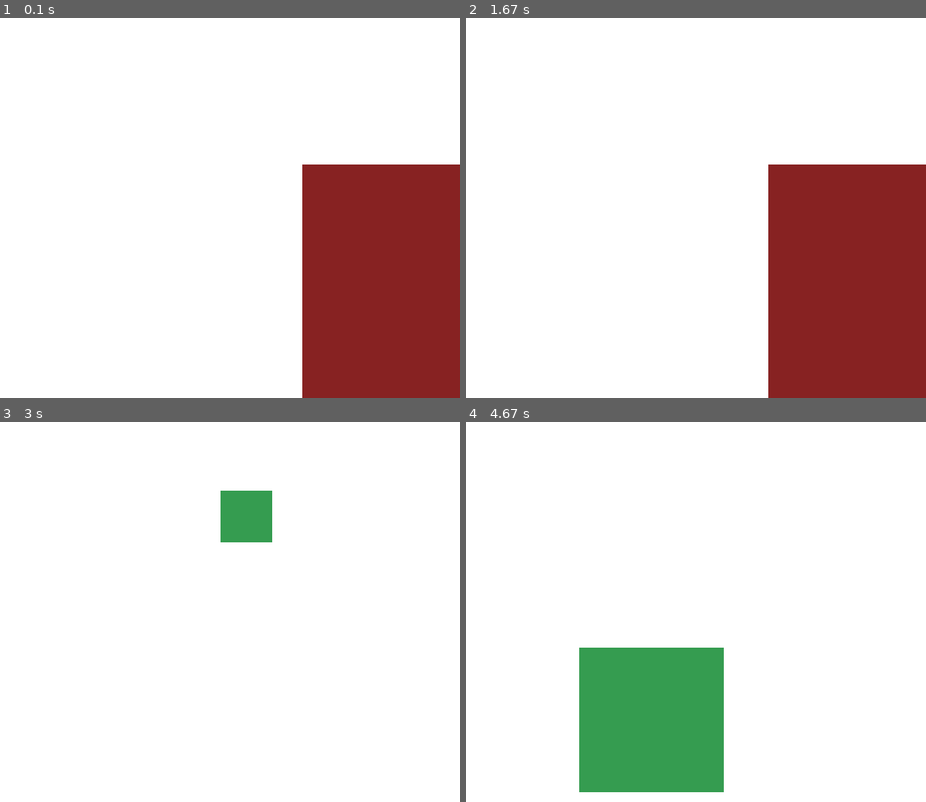
Above: before the commit, frames 1-4 (two rows, left to right).
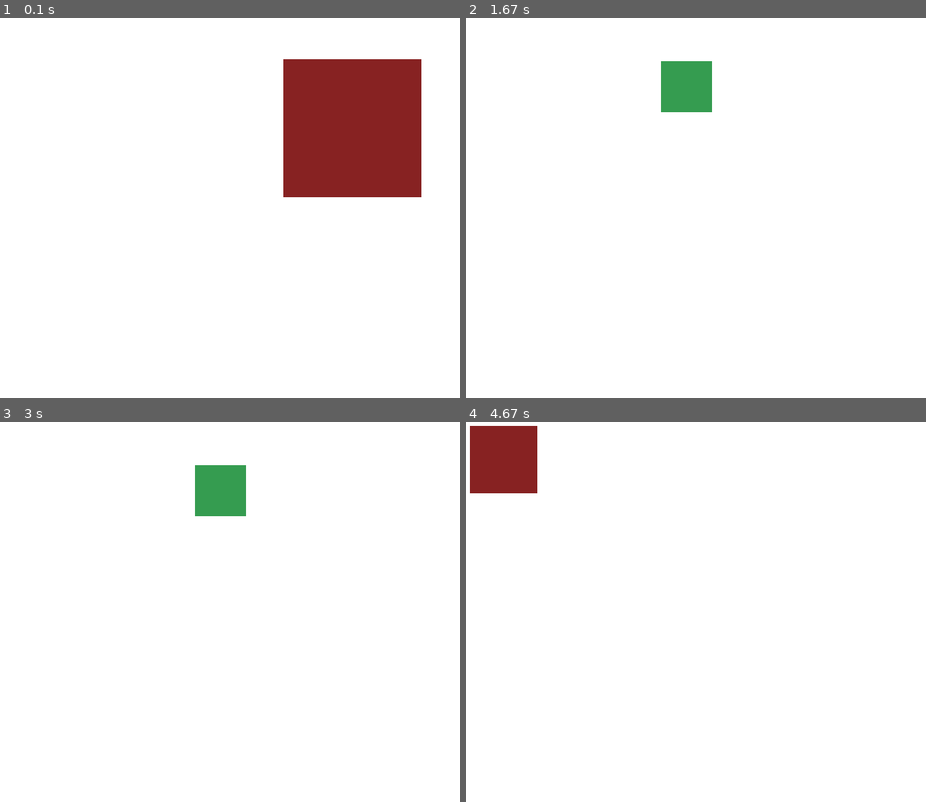
Above: after the commit, the same moments.

Repository: gnikkoch96/pygame-projects
Game: pygame game, started from test_game/main.py
Two runs of this game, one before a commit and one after it. Both use one fixed random seed, a clock stepped at 60 frames per second and the inputs below.
Inputs:
- Up to frame 1 (0.1 s): no input
- Up to frame 2 (1.67 s): no input
- Up to frame 3 (3 s): no input
- Up to frame 4 (4.67 s): no input

The runs differ from the first frame. In frame 1, 28% of the frame differs, in the area x 61-100%, y 10-100%; in frame 2, 23%; in frame 3, 2.3%; in frame 4, 15%.

Commit message:
fix: made the squares appear more throughout the screen instead of mainly in the bottom right

Diff:
--- a/test_game/main.py
+++ b/test_game/main.py
@@ -22,7 +22,7 @@
 good_color: str = "#359c50" # can click
 bad_color: str = "#872222" # lose points for clicking
 
-square_generation_delay: int = 2000 # milliseconds (2 seconds)
+square_generation_delay: int = 1500 # milliseconds
 last_generation_time: int = 0 # tracks when the last square was generated
 current_square: Optional[Tuple[int, int, int, int, str]] = None
 
@@ -44,11 +44,11 @@
 
     if current_square is None or (current_time - last_generation_time) >= square_generation_delay:
         # generate new square
-        square_size: int = random.randint(10, 500)
+        square_size: int = random.randint(50, 250)
 
         # generate random position
-        random_x: int = random.randint(0 + int(square_size/2), SCREEN_WIDTH - int(square_size/2))
-        random_y: int = random.randint(0 + int(square_size/2), SCREEN_HEIGHT - int(square_size/2))
+        random_x: int = random.randint(0, SCREEN_WIDTH - square_size)
+        random_y: int = random.randint(0, SCREEN_HEIGHT - square_size)
 
         # generate random number to determine if the square is clickable or not
         random_num: int = random.randint(1, 10)
